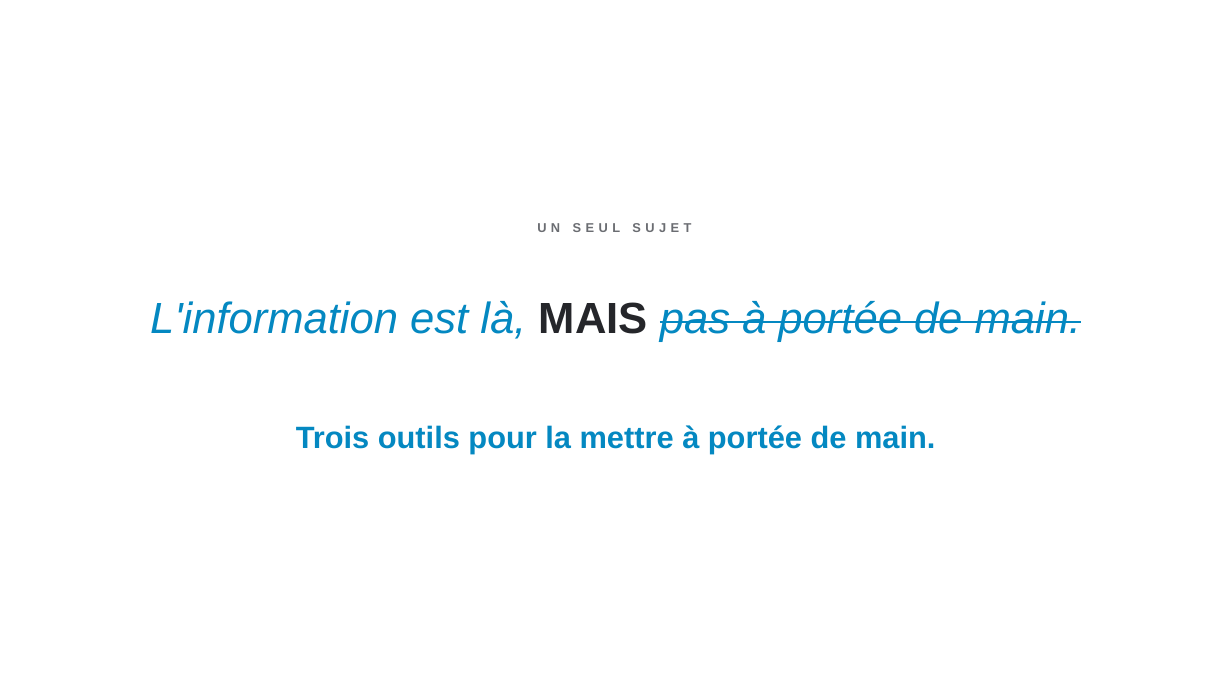
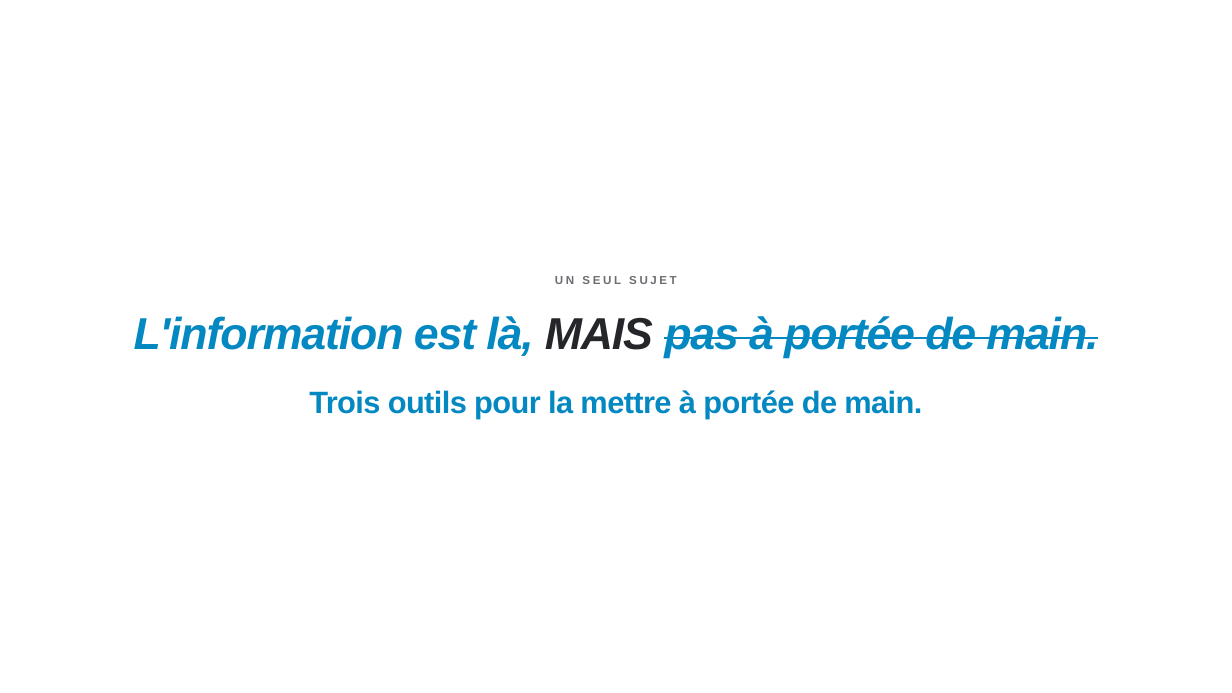
Before and after one commit to felixuniversityca-svg/task-dashboard, a slide deck: slide 15 of LIA-concretement-CC-anime.pptx. Drawn at 1232x693 pixels with LibreOffice and Linux fonts; fonts in the diff are those of the drawing. Boxes give left, top, right and bottom in pixels: in the first picture for what was removed or moved away, otherwise in the second. Text is boxed around its words. In the diff, an @@ line names an element or a change of style, - is before the commit and + after.

```diff
--- a/LIA-concretement-CC-anime.pptx
+++ b/LIA-concretement-CC-anime.pptx
@@ text "UN SEUL SUJET": place and size @@
-text "UN SEUL SUJET" at <box>537,223,691,232</box>
+text "UN SEUL SUJET" at <box>555,276,677,284</box>
@@ text "UN SEUL SUJET" at <box>555,276,677,284</box>: size 10 to 9 pt, letter spacing 3.5 to 2 pt @@
@@ text "L'information est là, MAIS pas ...": place and size @@
-text "L'information est là, MAIS pas ..." at <box>150,301,1082,342</box>
+text "L'information est là, MAIS pas ..." at <box>134,316,1098,358</box>
@@ text "L'information est là, MAIS pas ..." at <box>134,316,1098,358</box>: size 34 to 34.8 pt, letter spacing 0 to -0.9 pt, bold on; italic on in "MAIS"; line spacing 40pt to 1 @@
@@ text "Trois outils pour la mettre ...": place and size @@
-text "Trois outils pour la mettre ..." at <box>296,425,935,454</box>
+text "Trois outils pour la mettre ..." at <box>309,390,922,419</box>
@@ text "Trois outils pour la mettre ..." at <box>309,390,922,419</box>: letter spacing 0 to -0.5 pt @@
```
Also in this commit, not shown: 49 other slides changed.
